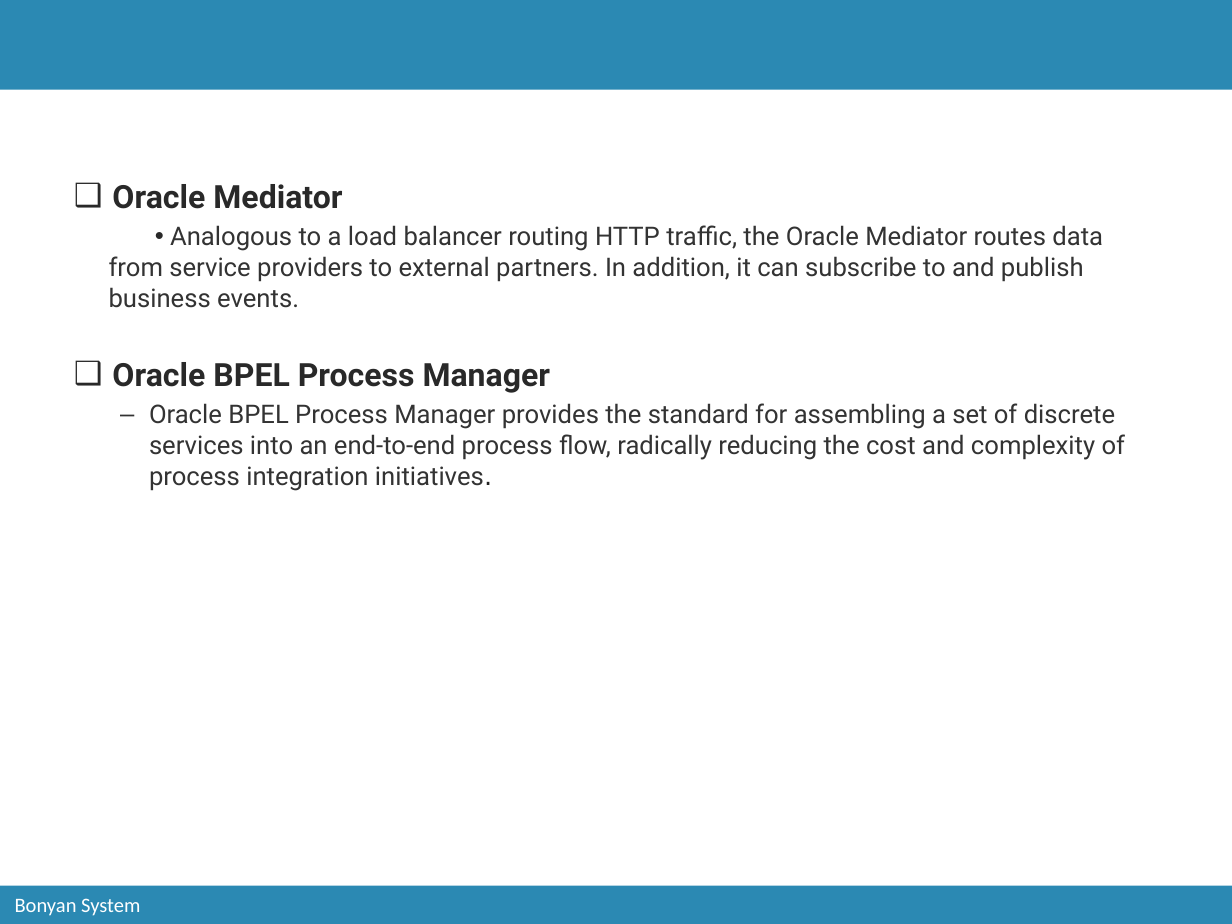
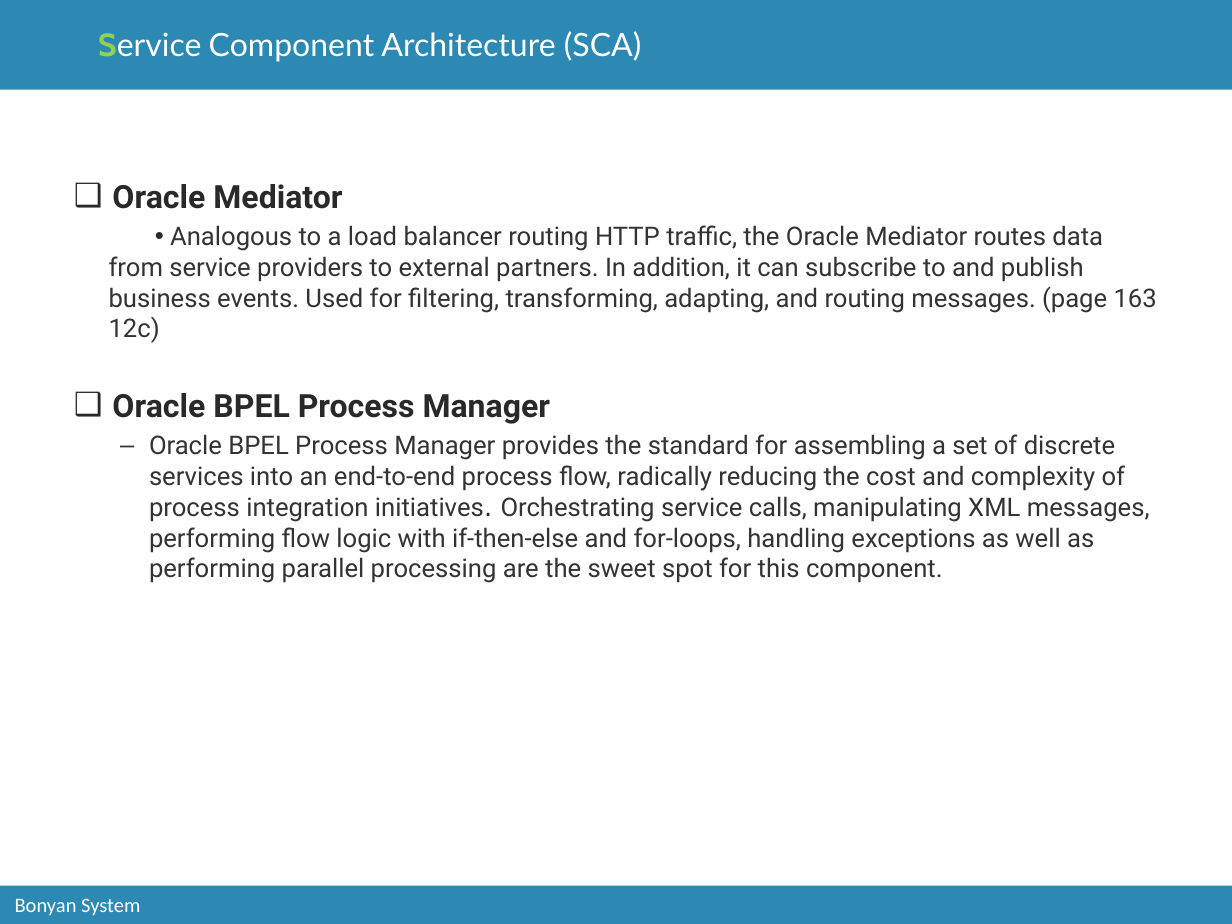
Before and after one commit to catcry/soaTraining, a slide deck: slide 13 of Presentation/soaTrainingPresentation.pptx (slide 12 before the commit). Drawn at 1232x924 pixels with LibreOffice and Linux fonts; fonts in the diff are those of the drawing; background and template pictures are left out. Boxes give left, top, right and bottom in pixels: in the first picture for what was removed or moved away, otherwise in the second. Text is boxed around its words. In the diff, an @@ line names an element or a change of style, - is before the commit and + after.

```diff
--- a/Presentation/soaTrainingPresentation.pptx
+++ b/Presentation/soaTrainingPresentation.pptx
@@ title added at box(98, 31, 642, 62), 18.8 pt, text #FFFFFF @@
+Service Component Architecture (SCA)
@@ text at box(109, 225, 1157, 343): text changed @@
-• Analogous to a load balancer routing HTTP traffic, the Oracle Mediator routes data from service providers to external partners. In addition, it can subscribe to and publish business events.
+• Analogous to a load balancer routing HTTP traffic, the Oracle Mediator routes data from service providers to external partners. In addition, it can subscribe to and publish business events. Used for filtering, transforming, adapting, and routing messages. (page 163 12c)
@@ text at box(149, 434, 1150, 583): text changed @@
-  – Oracle BPEL Process Manager provides the standard for assembling a set of discrete services into an end-to-end process flow, radically reducing the cost and complexity of process integration initiatives.
+  – Oracle BPEL Process Manager provides the standard for assembling a set of discrete services into an end-to-end process flow, radically reducing the cost and complexity of process integration initiatives. Orchestrating service calls, manipulating XML messages, performing flow logic with if-then-else and for-loops, handling exceptions as well as performing parallel processing are the sweet spot for this component.
```
Also in this commit, not shown: 2 other slides changed, 2 slides added.
